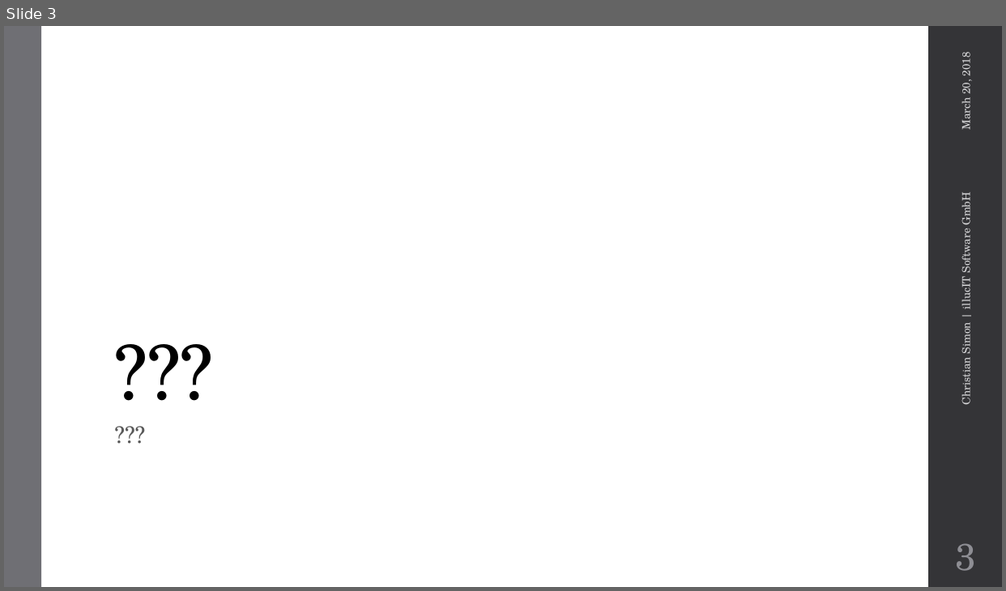
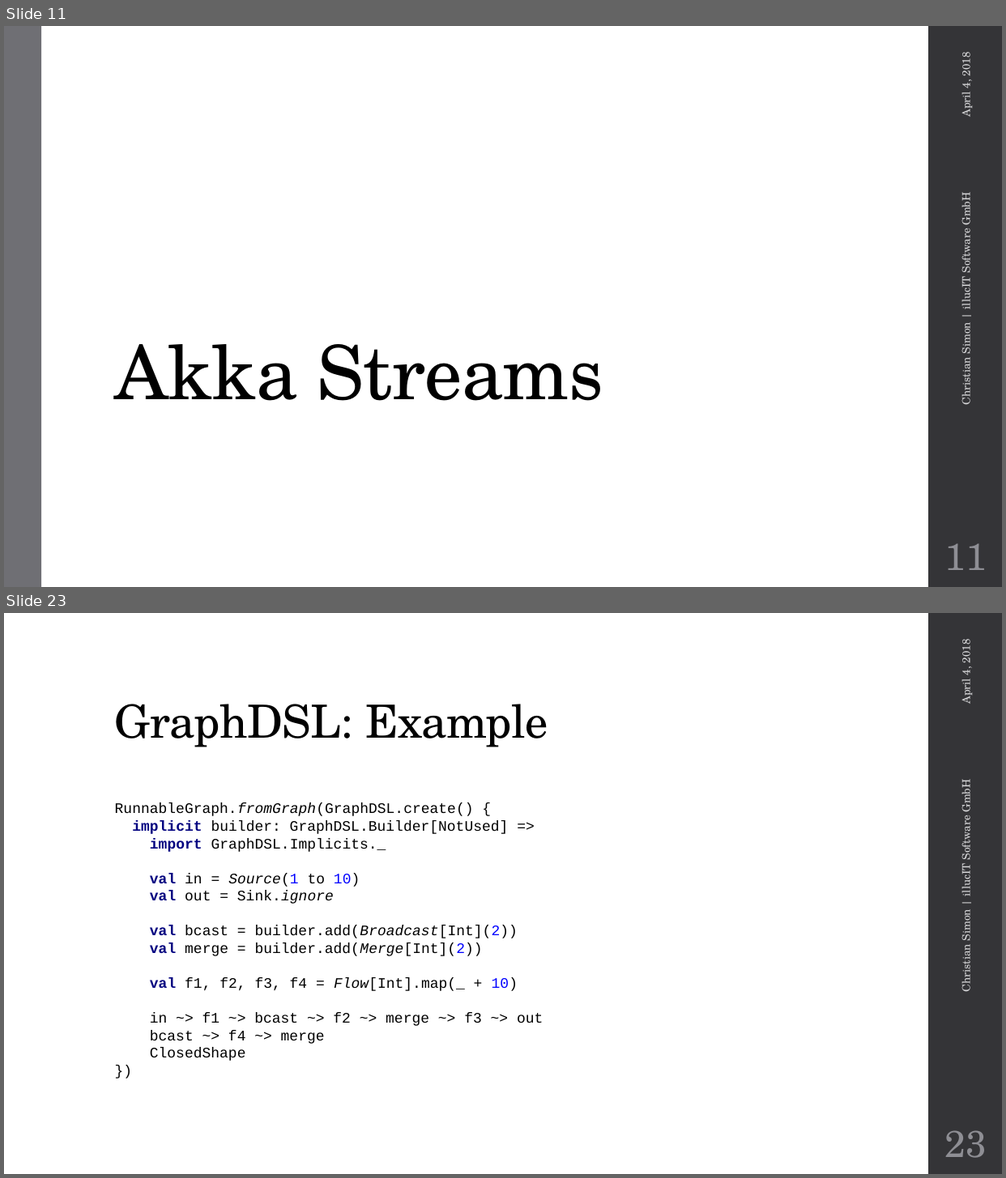
Before and after one commit to metaxmx/IntroductionToAkkaStreams, a slide deck: Introduction to Akka Streams.pptx. Shown one above the other, each under a label of ours: slide 3 before the commit, slides 11 and 23 after it; the slides between them are not shown. The pictures are 1006x591 and 1006x1178 pixels, drawn with LibreOffice and Linux fonts; fonts in the diff are those of the drawing; background and template pictures are left out. Boxes give left, top, right and bottom in pixels: in the first picture for what was removed or moved away, otherwise in the second. Text is boxed around its words. In the diff, an @@ line names an element or a change of style, - is before the commit and + after.

Commit message:
Akka Streams presentation

```diff
--- a/Introduction to Akka Streams.pptx
+++ b/Introduction to Akka Streams.pptx
@@ slide 23 added at (x1=4, y1=613, x2=1002, y2=1174), background #FFFFFF; not listed: 1 template element that a slide beside it also shows @@
@@ text added at (x1=957, y1=641, x2=974, y2=704), 10.5 pt, text #D9D9DB @@
+April 4, 2018
@@ title added at (x1=115, y1=704, x2=548, y2=747), 44 pt, text #000000 @@
+GraphDSL: Example
@@ text added at (x1=957, y1=782, x2=974, y2=991), 10.5 pt, text #D9D9DB @@
+Christian Simon | illucIT Software GmbH
@@ text added at (x1=115, y1=803, x2=543, y2=1061), 14 pt, text #000000 @@
+RunnableGraph.fromGraph(GraphDSL.create() {
+implicit builder: GraphDSL.Builder[NotUsed] =>
+import GraphDSL.Implicits._
+val in = Source(1 to 10)
+val out = Sink.ignore
+val bcast = builder.add(Broadcast[Int](2))
+val merge = builder.add(Merge[Int](2))
+val f1, f2, f3, f4 = Flow[Int].map(_ + 10)
+in ~> f1 ~> bcast ~> f2 ~> merge ~> f3 ~> out
+bcast ~> f4 ~> merge
+ClosedShape
+})
@@ page number added at (x1=945, y1=1131, x2=987, y2=1158), 36 pt, text #8E8E94 @@
+23
@@ what was slide 3 is now slide 11 @@
@@ slide 11 changed as well @@
@@ text at (x1=957, y1=54, x2=974, y2=117): text changed @@
-March 20, 2018
+April 4, 2018
@@ title at (x1=115, y1=344, x2=603, y2=401): text changed @@
-???
+Akka Streams
@@ text removed at (x1=108, y1=419, x2=879, y2=557) @@
-???
@@ page number at (x1=945, y1=544, x2=987, y2=570): text changed @@
-3
+11
```
Also in this commit, not shown: 4 other slides changed, 19 other slides added, 13 other files.
